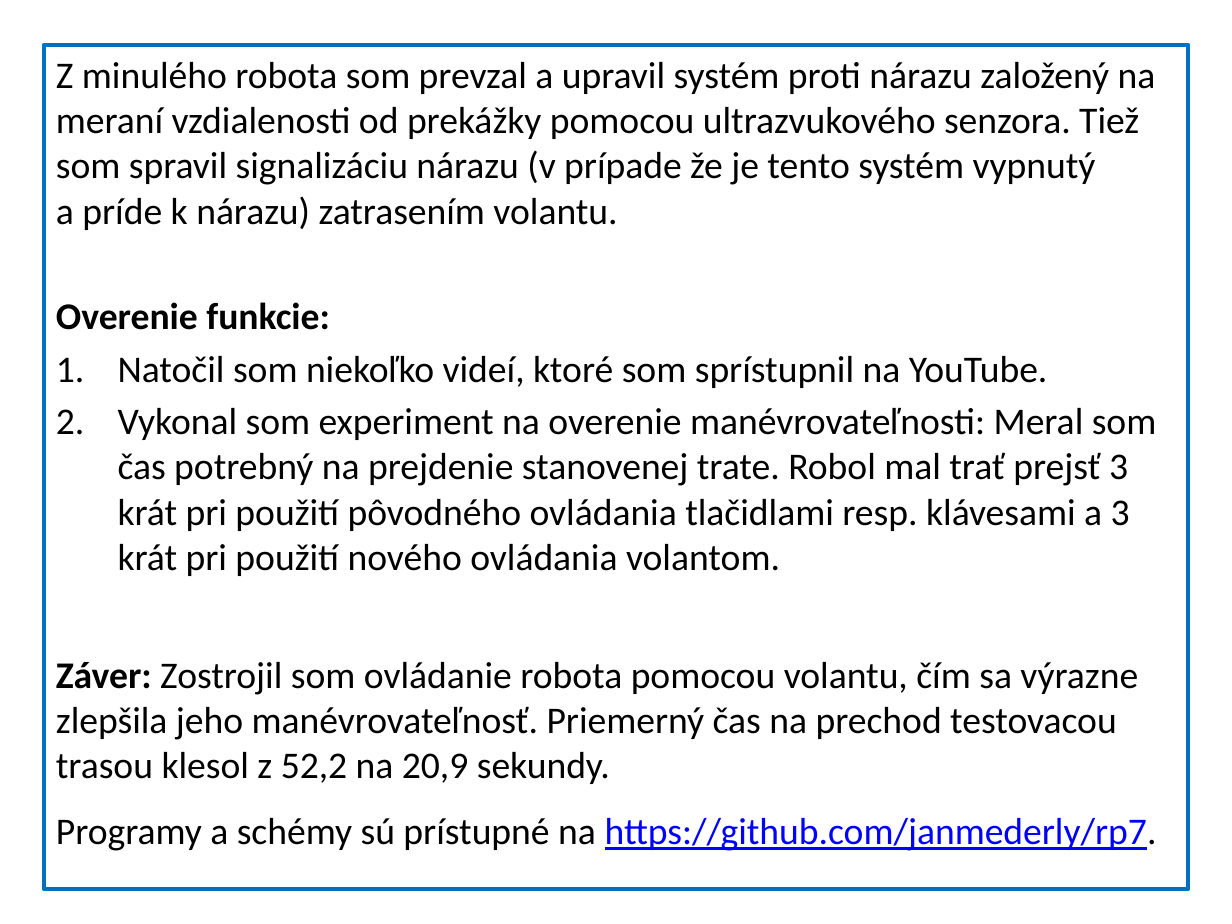
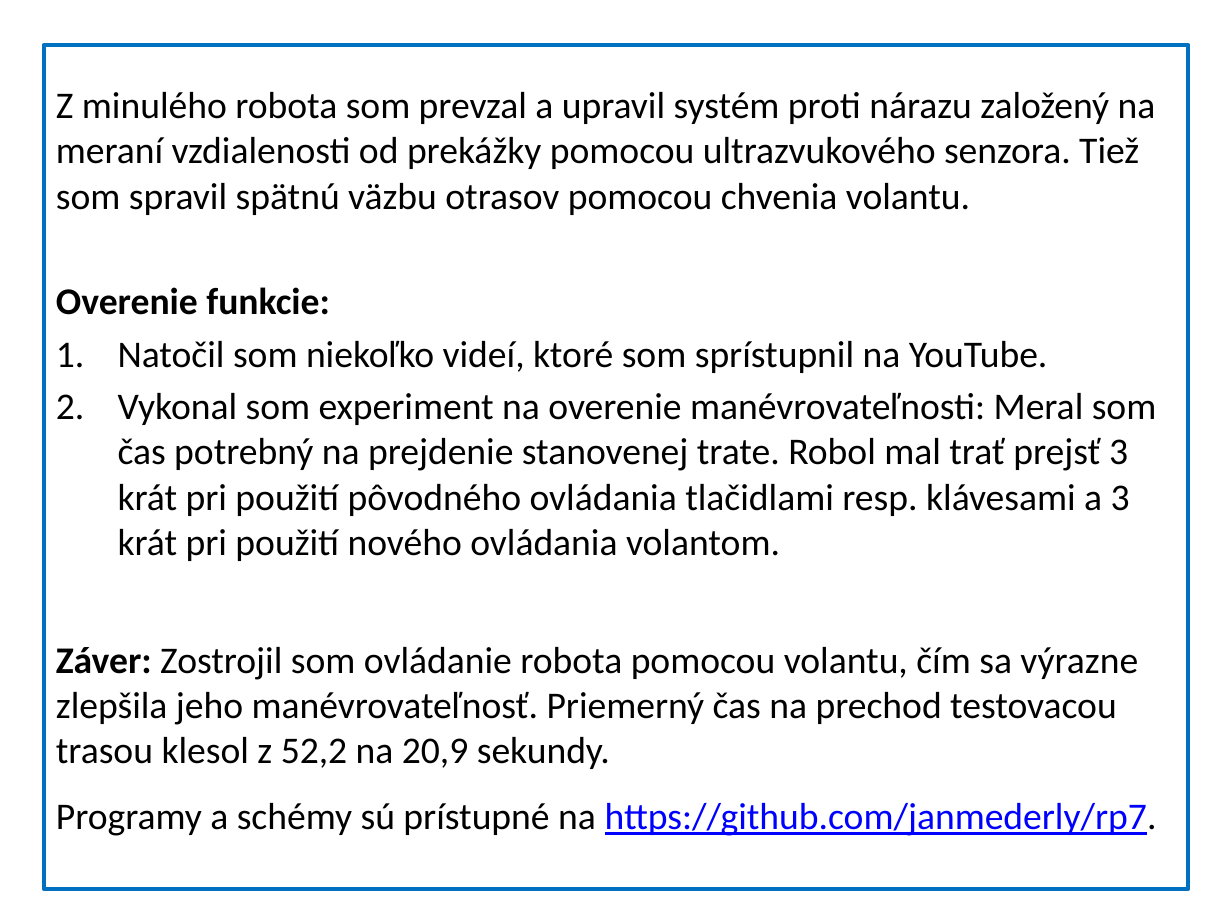
Before and after one commit to janmederly/rp7, a slide deck: slide 4 of doc/fvat/poster.pptx. Drawn at 1232x924 pixels with LibreOffice and Linux fonts; fonts in the diff are those of the drawing. Boxes give left, top, right and bottom in pixels: in the first picture for what was removed or moved away, otherwise in the second. Text is boxed around its words. In the diff, an @@ line names an element or a change of style, - is before the commit and + after.

```diff
--- a/doc/fvat/poster.pptx
+++ b/doc/fvat/poster.pptx
@@ text at box(56, 92, 1156, 215): text changed @@
-Z minulého robota som prevzal a upravil systém proti nárazu založený na meraní vzdialenosti od prekážky pomocou ultrazvukového senzora. Tiež som spravil signalizáciu nárazu (v prípade že je tento systém vypnutý a príde k nárazu) zatrasením volantu.
+Z minulého robota som prevzal a upravil systém proti nárazu založený na meraní vzdialenosti od prekážky pomocou ultrazvukového senzora. Tiež som spravil spätnú väzbu otrasov pomocou chvenia volantu.
```
Also in this commit, not shown: 4 other slides changed, 2 slides added, 9 other files.
